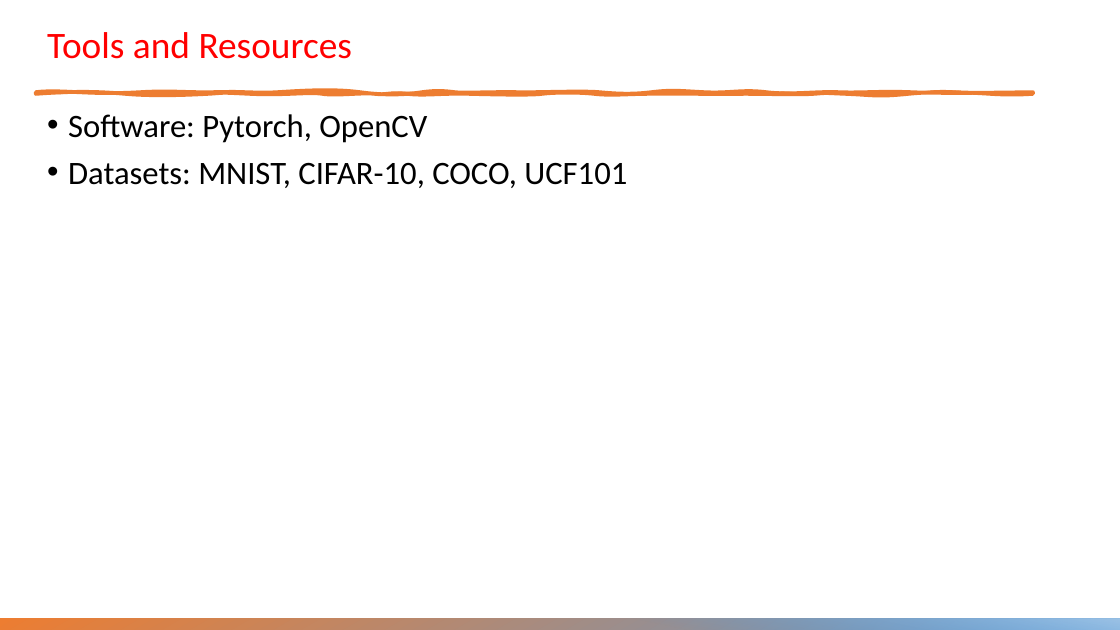
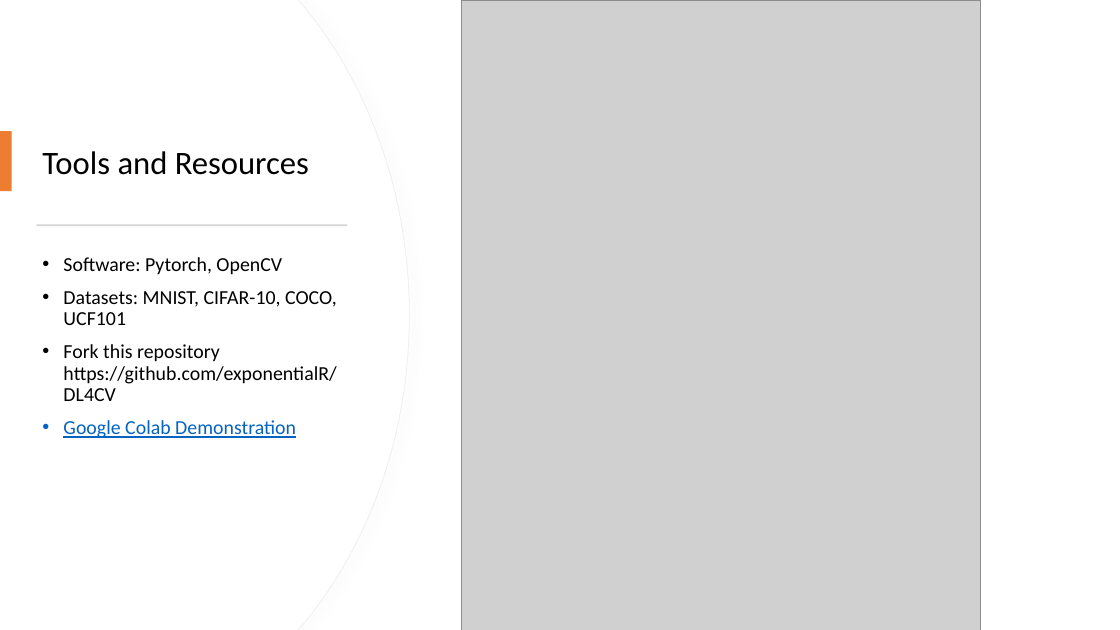
Before and after one commit to exponentialR/DL4CV, a slide deck: slide 8 of Day-1-Intro-to-CV/1.0 - Course Overview.pptx. Drawn at 1120x630 pixels with LibreOffice and Linux fonts; fonts in the diff are those of the drawing; grey boxes stand for pictures; background and template pictures are left out. Boxes give left, top, right and bottom in pixels: in the first picture for what was removed or moved away, otherwise in the second. Text is boxed around its words. In the diff, an @@ line names an element or a change of style, - is before the commit and + after.

```diff
--- a/Day-1-Intro-to-CV/1.0 - Course Overview.pptx
+++ b/Day-1-Intro-to-CV/1.0 - Course Overview.pptx
@@ rectangle added at bbox=[0, 0, 1120, 630], fill #FFFFFF @@
@@ freeform shape added at bbox=[0, 0, 409, 630], fill #FFFFFF, outline #EFEFEF 0.75 pt @@
@@ freeform shape added at bbox=[0, 0, 408, 630], fill #FFFFFF @@
@@ picture added at bbox=[461, 0, 981, 630] @@
@@ title "Tools and Resources": place and size @@
-title "Tools and Resources" at bbox=[47, 32, 352, 59]
+title "Tools and Resources" at bbox=[42, 151, 309, 175]
@@ title "Tools and Resources" at bbox=[42, 151, 309, 175]: size 32 to 28 pt, text colour #FF0000 to #000000 @@
@@ freeform shape removed at bbox=[36, 92, 1033, 94] @@
@@ rectangle added at bbox=[0, 131, 12, 192], fill #ED7D31 @@
@@ rectangle added at bbox=[36, 224, 347, 226], fill #D5D5D5 @@
@@ text "Software: Pytorch, OpenCV": place and size @@
-text "Software: Pytorch, OpenCV" at bbox=[68, 114, 627, 188]
+text "Software: Pytorch, OpenCV" at bbox=[63, 257, 337, 438]
@@ text at bbox=[63, 257, 337, 325]: size 28 to 17 pt in "Software: Pytorch, OpenCV", "Datasets: MNIST, CIFAR-10, COCO, UCF101" @@
@@ text at bbox=[63, 344, 336, 438]: paragraphs added @@
+• Fork this repository https://github.com/exponentialR/DL4CV
+• Google Colab Demonstration
```
Also in this commit, not shown: 2 other files.
